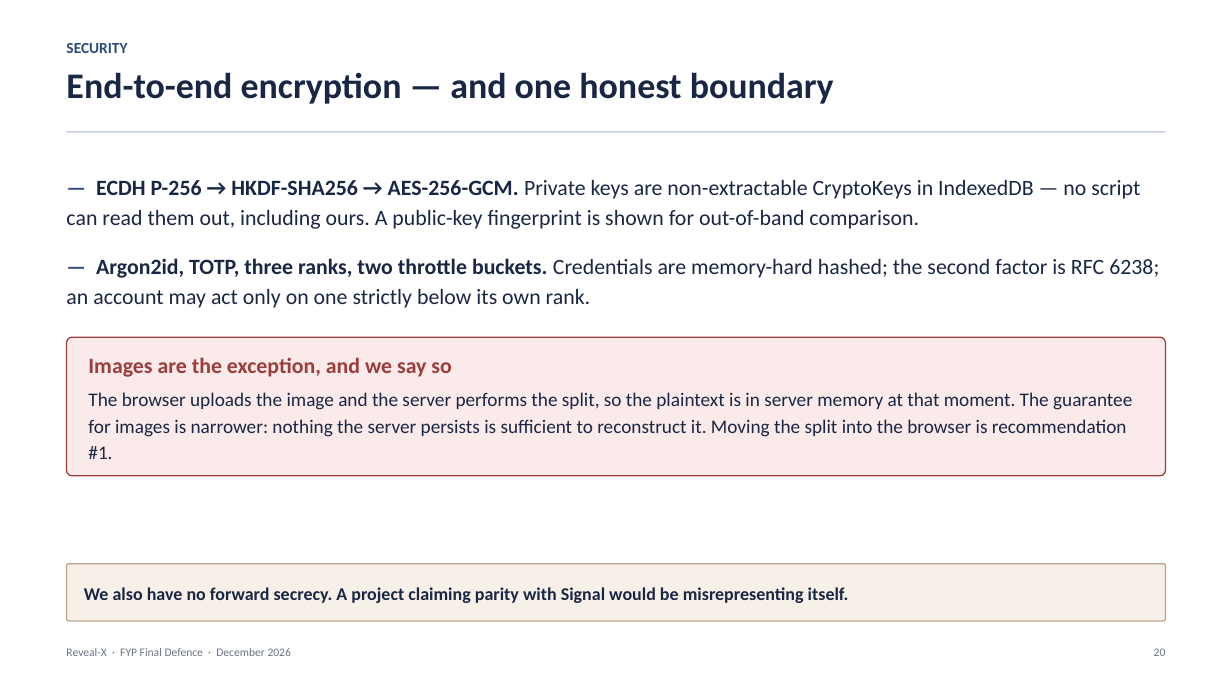
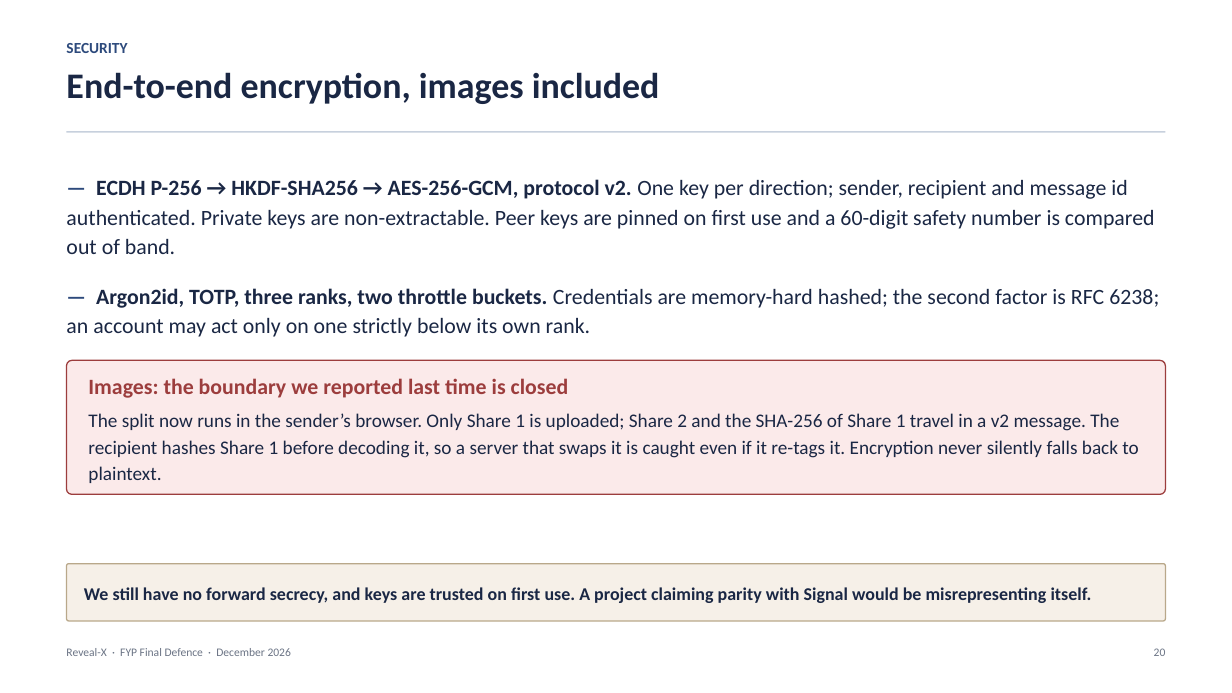
Before and after one commit to 1337PAIN/Reveal-X-chat, a slide deck: slide 20 of Reveal-X_FYP_Presentation.pptx. Drawn at 1232x693 pixels with LibreOffice and Linux fonts; fonts in the diff are those of the drawing. Boxes give left, top, right and bottom in pixels: in the first picture for what was removed or moved away, otherwise in the second. Text is boxed around its words. In the diff, an @@ line names an element or a change of style, - is before the commit and + after.

```diff
--- a/Reveal-X_FYP_Presentation.pptx
+++ b/Reveal-X_FYP_Presentation.pptx
@@ text at (x1=66, y1=72, x2=660, y2=104): text changed @@
-End-to-end encryption — and one honest boundary
+End-to-end encryption, images included
@@ text at (x1=66, y1=179, x2=1155, y2=254): text changed @@
-— ECDH P-256 → HKDF-SHA256 → AES-256-GCM. Private keys are non-extractable CryptoKeys in IndexedDB — no script can read them out, including ours. A public-key fingerprint is shown for out-of-band comparison.
+— ECDH P-256 → HKDF-SHA256 → AES-256-GCM, protocol v2. One key per direction; sender, recipient and message id authenticated. Private keys are non-extractable. Peer keys are pinned on first use and a 60-digit safety number is compared out of band.
@@ rounded rectangle "Images: the boundary we reported ..." resized from (x1=67, y1=337, x2=1165, y2=476) to (x1=67, y1=360, x2=1165, y2=494) @@
@@ text in rounded rectangle at (x1=88, y1=378, x2=1138, y2=483): text changed @@
-Images are the exception, and we say so
-The browser uploads the image and the server performs the split, so the plaintext is in server memory at that moment. The guarantee for images is narrower: nothing the server persists is sufficient to reconstruct it. Moving the split into the browser is recommendation #1.
+Images: the boundary we reported last time is closed
+The split now runs in the sender’s browser. Only Share 1 is uploaded; Share 2 and the SHA-256 of Share 1 travel in a v2 message. The recipient hashes Share 1 before decoding it, so a server that swaps it is caught even if it re-tags it. Encryption never silently falls back to plaintext.
@@ text in rounded rectangle at (x1=84, y1=587, x2=1092, y2=603): text changed @@
-We also have no forward secrecy. A project claiming parity with Signal would be misrepresenting itself.
+We still have no forward secrecy, and keys are trusted on first use. A project claiming parity with Signal would be misrepresenting itself.
```
Also in this commit, not shown: 7 other slides changed, 4 other files.
